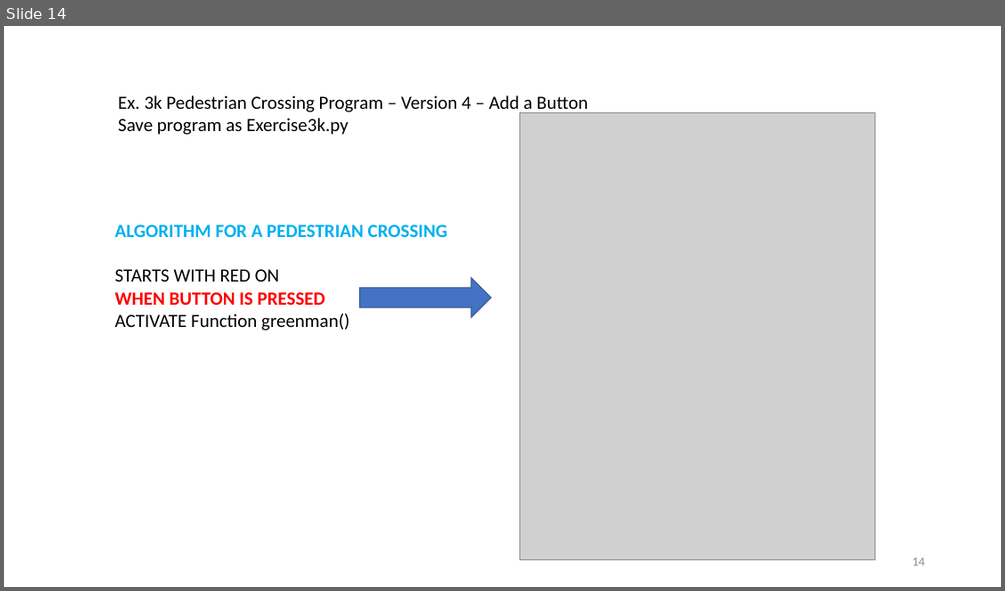
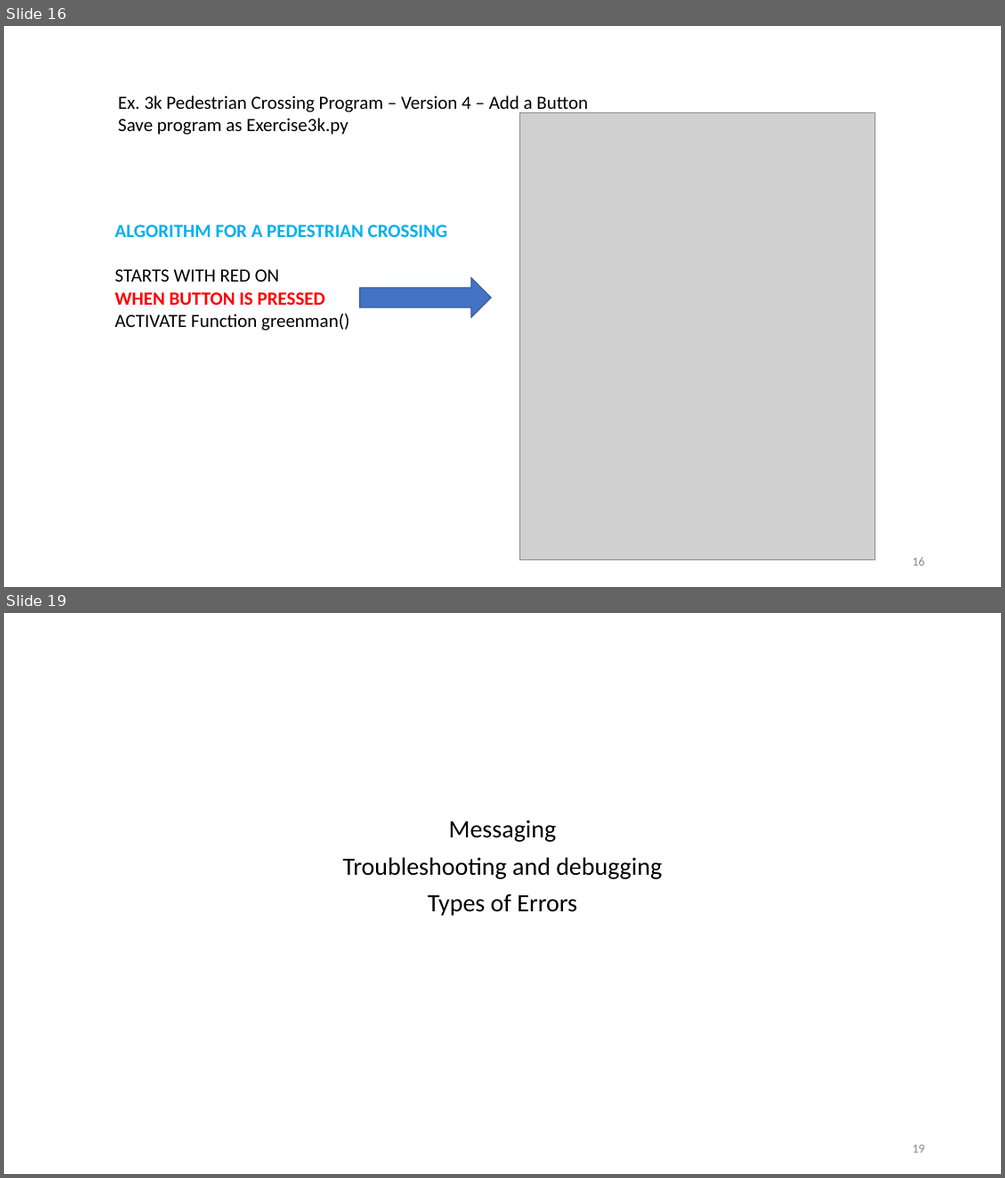
Before and after one commit to ssgoh/Intro_To_Raspberry_Pi, a slide deck: Week 2/021 - Lesson 2 - Pedestrian Crossing (WEEK 2).pptx. Shown one above the other, each under a label of ours: slide 14 before the commit, slides 16 and 19 after it; the slides between them are not shown. The pictures are 1005x591 and 1005x1178 pixels, drawn with LibreOffice and Linux fonts; fonts in the diff are those of the drawing; grey boxes stand for pictures. Boxes give left, top, right and bottom in pixels: in the first picture for what was removed or moved away, otherwise in the second. Text is boxed around its words. In the diff, an @@ line names an element or a change of style, - is before the commit and + after.

```diff
--- a/Week 2/021 - Lesson 2 - Pedestrian Crossing (WEEK 2).pptx
+++ b/Week 2/021 - Lesson 2 - Pedestrian Crossing (WEEK 2).pptx
@@ slide 19 added at [4,613,1001,1174], background #FFFFFF @@
@@ subtitle added at [343,820,662,916], 24 pt, text #000000 @@
+Messaging
+Troubleshooting and debugging
+Types of Errors
@@ page number added at [912,1144,924,1152], 12 pt, text #8C8C8C @@
+19
@@ what was slide 14 is now slide 16 @@
@@ page number at [912,557,924,565]: text changed @@
-14
+16
```
Also in this commit, not shown: 1 slide changed, 6 other slides added, 3 other files.
